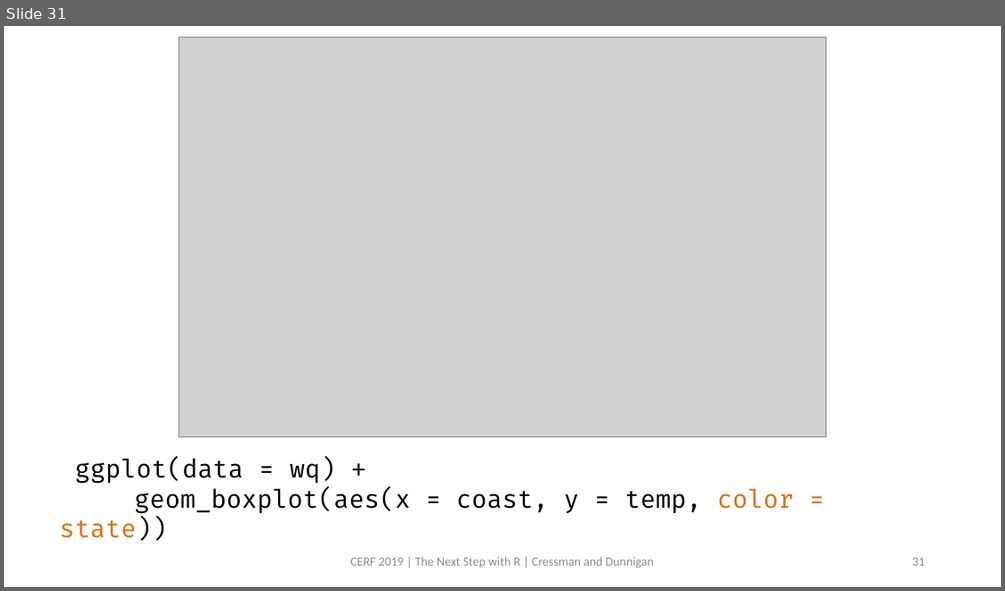
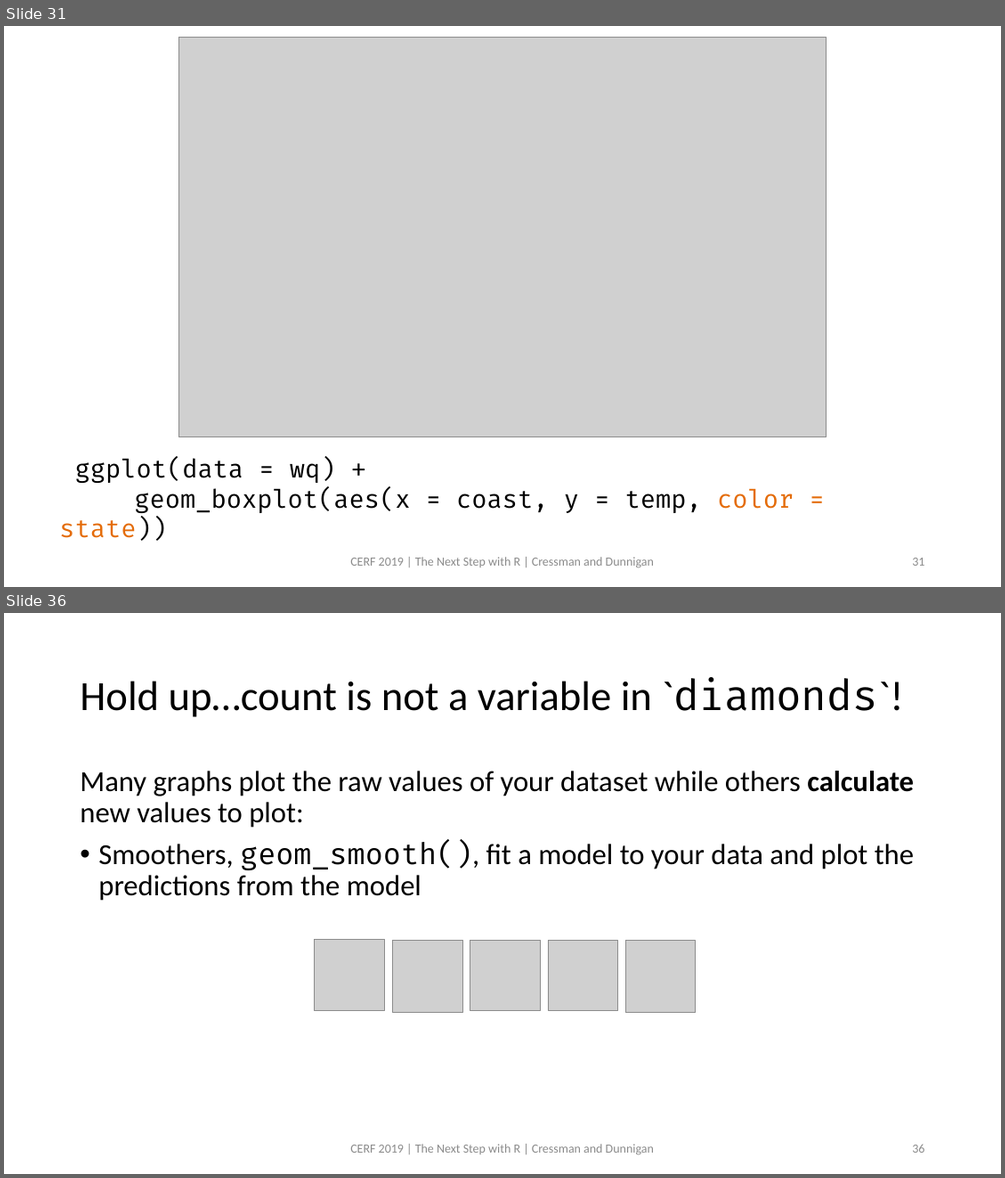
Before and after one commit to swmpkim/2019_CERF, a slide deck: slides/01_Visualize.pptx. Shown one above the other, each under a label of ours: slide 31 before the commit, slides 31 and 36 after it; the slides between them are not shown. The pictures are 1005x591 and 1005x1178 pixels, drawn with LibreOffice and Linux fonts; fonts in the diff are those of the drawing; grey boxes stand for pictures. Boxes give left, top, right and bottom in pixels: in the first picture for what was removed or moved away, otherwise in the second. Text is boxed around its words. In the diff, an @@ line names an element or a change of style, - is before the commit and + after.

```diff
--- a/slides/01_Visualize.pptx
+++ b/slides/01_Visualize.pptx
@@ slide 36 added at <box>4,613,1001,1174</box>, background #FFFFFF @@
@@ title added at <box>80,677,904,717</box>, 40 pt, text #000000 @@
+Hold up…count is not a variable in `diamonds`!
@@ text added at <box>80,771,914,900</box>, 28 pt, text #000000 @@
+Many graphs plot the raw values of your dataset while others calculate new values to plot:
+• Smoothers, geom_smooth(), fit a model to your data and plot the predictions from the model
@@ picture added at <box>315,940,385,1011</box> @@
@@ picture added at <box>393,941,463,1013</box> @@
@@ picture added at <box>470,941,541,1011</box> @@
@@ picture added at <box>548,941,618,1011</box> @@
@@ picture added at <box>625,941,696,1013</box> @@
@@ text added at <box>350,1143,654,1155</box>, 12 pt, text #8C8C8C @@
+CERF 2019 | The Next Step with R | Cressman and Dunnigan
@@ page number added at <box>912,1144,924,1152</box>, 12 pt, text #8C8C8C @@
+36
```
Also in this commit, not shown: 14 slides changed, 17 other slides added, 1 other file.
